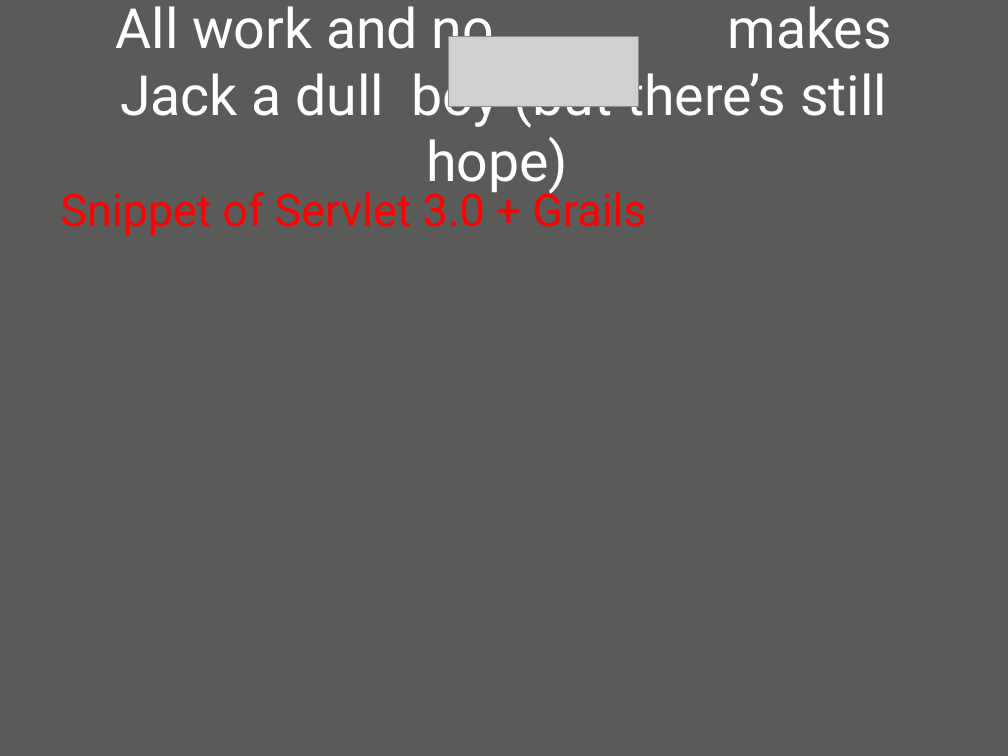
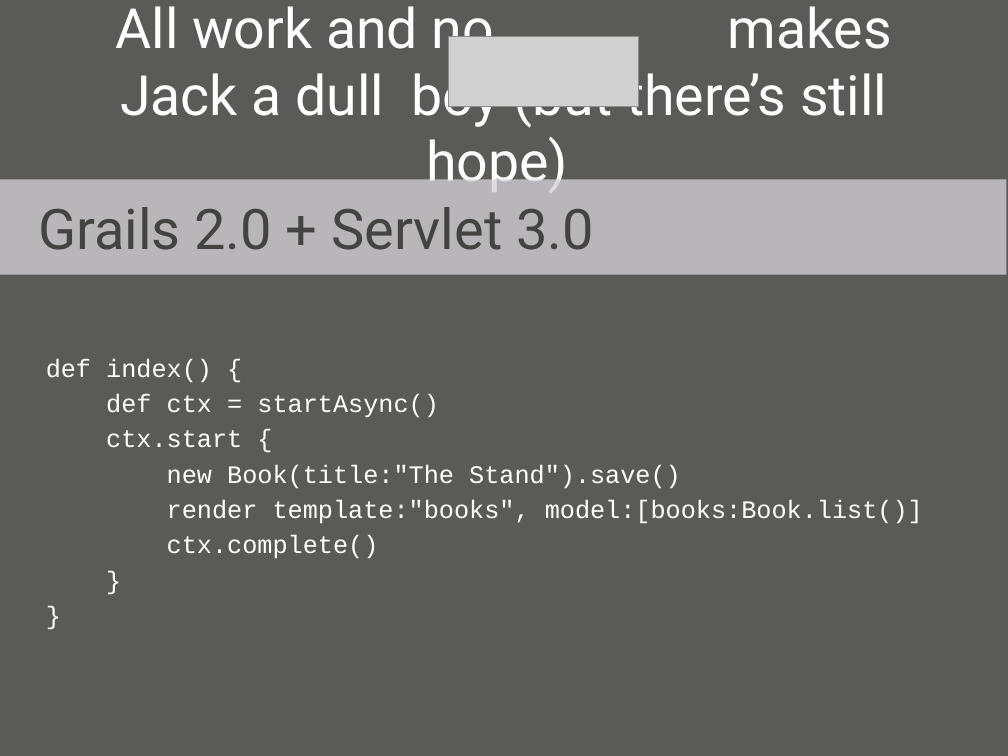
Before and after one commit to oscarrenalias/wjax-2012-play-async-apps, a slide deck: slide 31 of presentation/Asynchronous web apps with Play Framework 2.0.pptx (slide 23 before the commit). Drawn at 1008x756 pixels with LibreOffice and Linux fonts; fonts in the diff are those of the drawing; grey boxes stand for pictures; background and template pictures are left out. Boxes give left, top, right and bottom in pixels: in the first picture for what was removed or moved away, otherwise in the second. Text is boxed around its words. In the diff, an @@ line names an element or a change of style, - is before the commit and + after.

Commit message:
Some more progress

```diff
--- a/presentation/Asynchronous web apps with Play Framework 2.0.pptx
+++ b/presentation/Asynchronous web apps with Play Framework 2.0.pptx
@@ rectangle added at [0,179,1007,274], fill #D5D0D6 at 78% opacity, 40 pt, text #434442 @@
+Grails 2.0 + Servlet 3.0
@@ text "def index() {" at [46,358,923,558]: vertical alignment top to middle @@
@@ text at [46,358,923,558]: text changed; size 32 to 18 pt; font Roboto to Courier New; text colour #FF0000 to #FFFFFF @@
-Snippet of Servlet 3.0 + Grails
+def index() {
+def ctx = startAsync()
+ctx.start {
+new Book(title:"The Stand").save()
+render template:"books", model:[books:Book.list()]
+ctx.complete()
+}
+}
```
Also in this commit, not shown: 6 other slides changed, 9 slides added, 1 slide removed.
